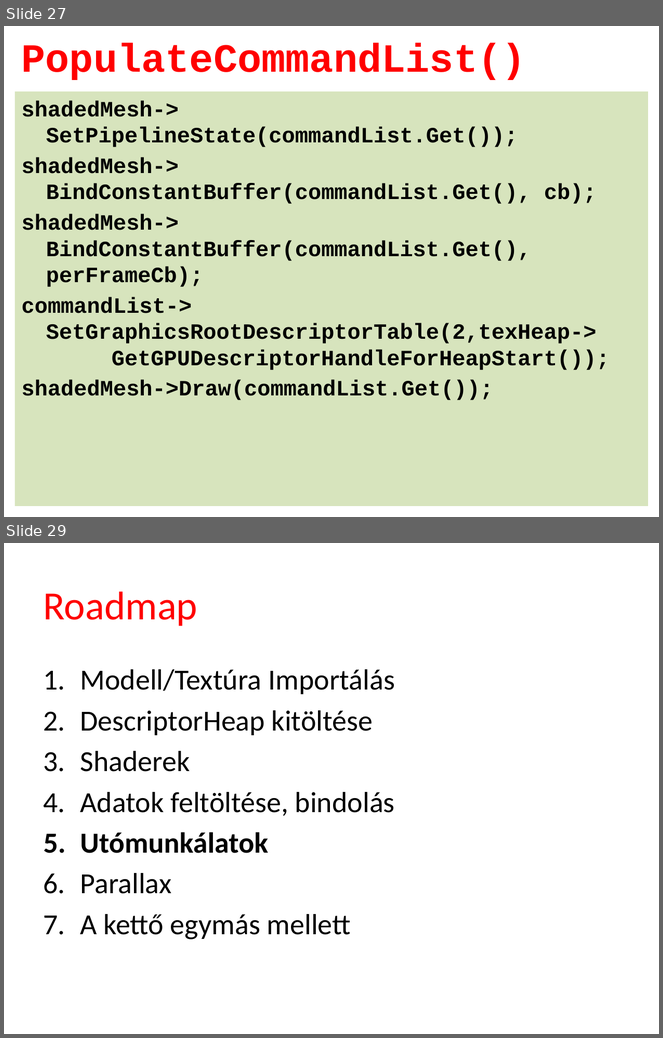
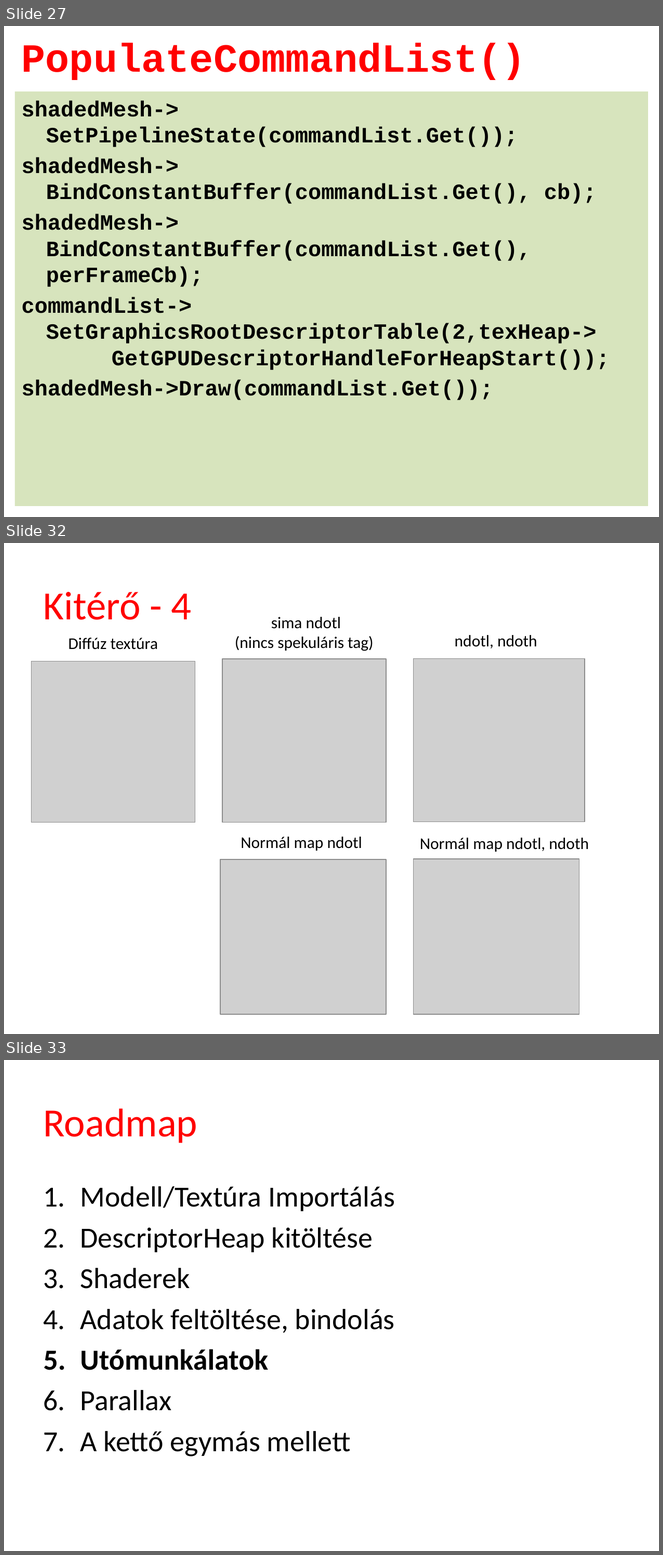
Before and after one commit to tyekx/dx12, a slide deck: Slides/ggl005-Bump.pptx. Shown one above the other, each under a label of ours: slides 27 and 29 before the commit, slides 27, 32 and 33 after it; the slides between them are not shown. The pictures are 663x1038 and 663x1555 pixels, drawn with LibreOffice and Linux fonts; fonts in the diff are those of the drawing; grey boxes stand for pictures; background and template pictures are left out. Boxes give left, top, right and bottom in pixels: in the first picture for what was removed or moved away, otherwise in the second. Text is boxed around its words. In the diff, an @@ line names an element or a change of style, - is before the commit and + after.

```diff
--- a/Slides/ggl005-Bump.pptx
+++ b/Slides/ggl005-Bump.pptx
@@ slide 32 added at (4, 543, 659, 1034), background #FFFFFF @@
@@ title added at (44, 592, 191, 620), 44 pt, text #FF0000 @@
+Kitérő - 4
@@ text added at (235, 617, 374, 651), 18 pt, text #000000 @@
+sima ndotl
+(nincs spekuláris tag)
@@ text added at (455, 635, 538, 649), 18 pt, text #000000 @@
+ndotl, ndoth
@@ text added at (68, 638, 158, 650), 18 pt, text #000000 @@
+Diffúz textúra
@@ picture added at (32, 661, 195, 822) @@
@@ picture added at (222, 659, 386, 822) @@
@@ picture added at (414, 658, 585, 822) @@
@@ text added at (241, 837, 362, 851), 18 pt, text #000000 @@
+Normál map ndotl
@@ text added at (420, 838, 589, 852), 18 pt, text #000000 @@
+Normál map ndotl, ndoth
@@ picture added at (220, 860, 386, 1015) @@
@@ picture added at (414, 859, 579, 1015) @@
@@ what was slide 29 is now slide 33 @@
```
Also in this commit, not shown: 6 slides changed, 11 other slides added, 21 other files.
